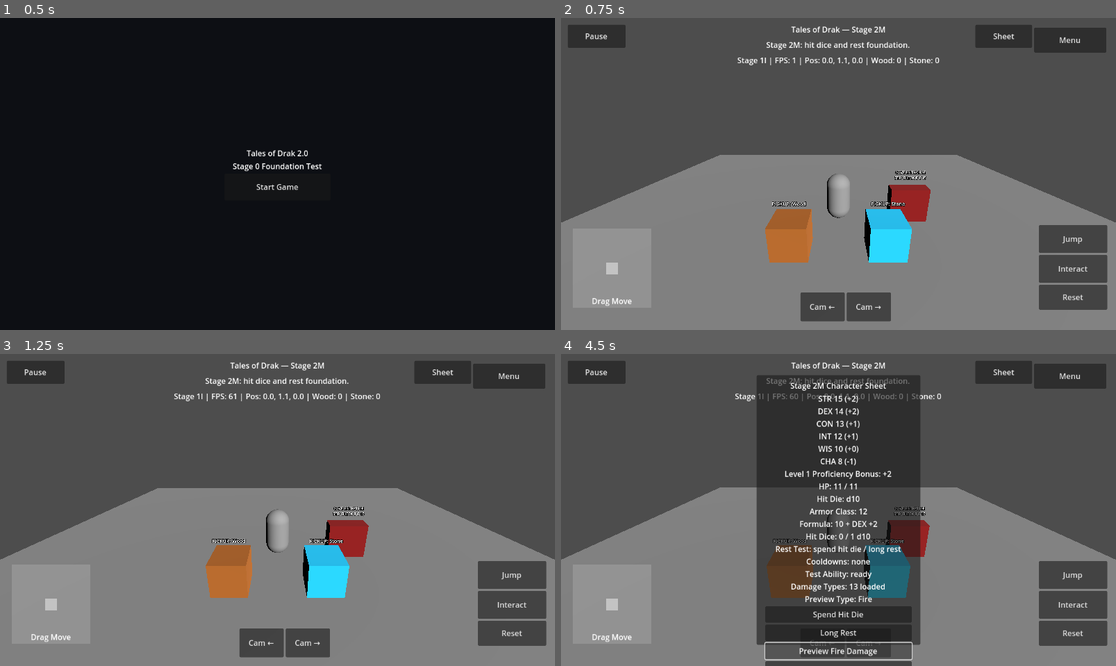
Above: before the commit, frames 1-4 (two rows, left to right).
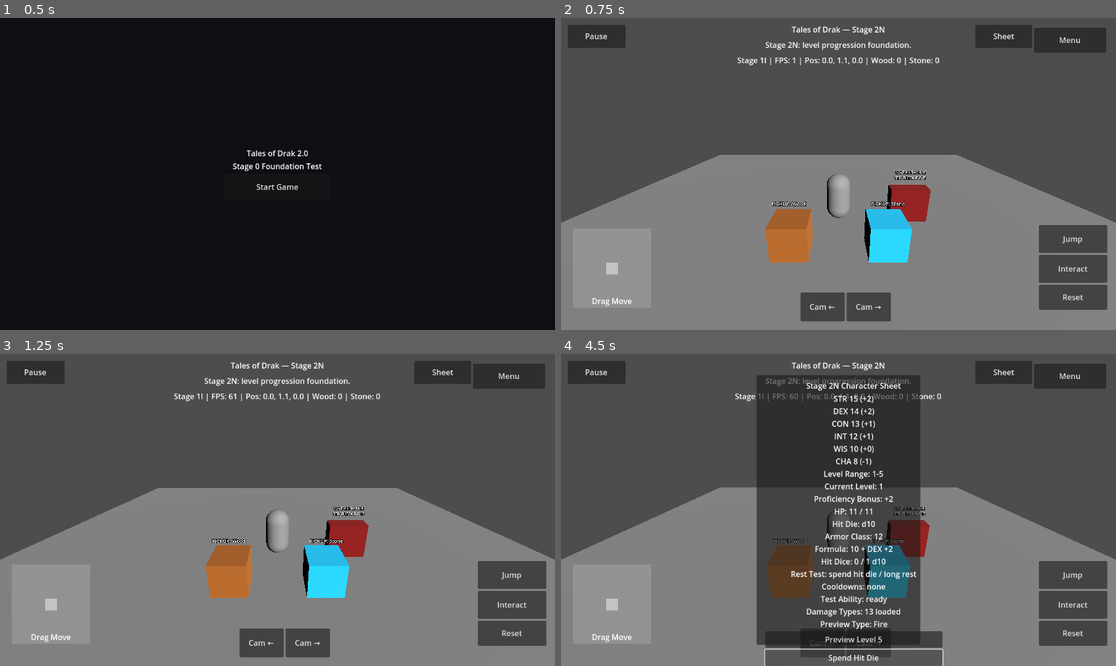
Above: after the commit, the same moments.

Repository: tristanvickery20/Tales-of-Drak-2.0
Game: Godot game, scene res://scenes/main_menu/main_menu.tscn
The game is run twice, just before and just after one commit, with the same random seed, the same clock (stepped at 60 frames per second) and the same inputs.
Inputs (mouse positions are in pixels of both pictures, inside the frame that each line leads up to):
- Up to frame 1 (0.5 s): no input
- Up to frame 2 (0.75 s): click "Start Game" at 0.5 s
- Up to frame 3 (1.25 s): no input
- Up to frame 4 (4.5 s): click "Sheet" at 1.25 s; click (838, 641) at 2 s, where only the run after the commit has a clickable "Preview Level 5"; click (838, 631) at 2.75 s, where only the run before the commit has a clickable "Long Rest"; click "Spend Hit Die" at 3.5 s; click (838, 650) at 4.25 s, where only the run before the commit has a clickable "Preview Fire Damage"

Frame 1 is identical in both runs. In frame 2, 0.5% of the frame differs, in the area x 36-64%, y 2-11%; in frame 3, 0.5%; in frame 4, 5.7%, in the area x 36-69%, y 2-100%.

Commit message:
Add Stage 2N level progression sheet preview

Diff:
--- a/drak/ui/drak_character_sheet_overlay.gd
+++ b/drak/ui/drak_character_sheet_overlay.gd
@@ -12,9 +12,11 @@
 const COOLDOWN_TRACKER_SCRIPT := preload("res://drak/rules/drak_cooldown_tracker.gd")
 const DAMAGE_TYPES_SCRIPT := preload("res://drak/rules/drak_damage_types.gd")
 const REST_TRACKER_SCRIPT := preload("res://drak/rules/drak_rest_tracker.gd")
-
-const CURRENT_STAGE_TITLE := "Tales of Drak — Stage 2M"
-const CURRENT_STAGE_STATUS := "Stage 2M: hit dice and rest foundation."
+const LEVEL_PROGRESSION_SCRIPT := preload("res://drak/rules/drak_level_progression.gd")
+
+const CURRENT_STAGE_TITLE := "Tales of Drak — Stage 2N"
+const CURRENT_STAGE_STATUS := "Stage 2N: level progression foundation."
+const CURRENT_LEVEL := 1
 
 var _ability_scores: DrakAbilityScores = ABILITY_SCORES_SCRIPT.new()
 var _dice_roller: DrakDiceRoller = DICE_ROLLER_SCRIPT.new()
@@ -28,6 +30,7 @@
 var _cooldown_tracker: DrakCooldownTracker = COOLDOWN_TRACKER_SCRIPT.new()
 var _damage_types: DrakDamageTypes = DAMAGE_TYPES_SCRIPT.new()
 var _rest_tracker: DrakRestTracker = REST_TRACKER_SCRIPT.new()
+var _level_progression: DrakLevelProgression = LEVEL_PROGRESSION_SCRIPT.new()
 var _root: Control
 var _sheet_button: Button
 var _sheet_panel: Panel
@@ -91,7 +94,7 @@
 
 	var title := Label.new()
 	title.name = "CharacterSheetTitle"
-	title.text = "Stage 2M Character Sheet"
+	title.text = "Stage 2N Character Sheet"
 	title.horizontal_alignment = HORIZONTAL_ALIGNMENT_CENTER
 	title.mouse_filter = Control.MOUSE_FILTER_IGNORE
 	box.add_child(title)
@@ -102,6 +105,14 @@
 	_sheet_text.horizontal_alignment = HORIZONTAL_ALIGNMENT_CENTER
 	_sheet_text.mouse_filter = Control.MOUSE_FILTER_IGNORE
 	box.add_child(_sheet_text)
+
+	var preview_level_button := Button.new()
+	preview_level_button.name = "PreviewLevelFiveButton"
+	preview_level_button.text = "Preview Level 5"
+	preview_level_button.custom_minimum_size = Vector2(270, 34)
+	preview_level_button.mouse_filter = Control.MOUSE_FILTER_STOP
+	preview_level_button.pressed.connect(_preview_level_five)
+	box.add_child(preview_level_button)
 
 	var spend_hit_die_button := Button.new()
 	spend_hit_die_button.name = "SpendHitDieButton"
@@ -135,14 +146,6 @@
 	start_cooldown_button.pressed.connect(_start_test_cooldown)
 	box.add_child(start_cooldown_button)
 
-	var tick_cooldown_button := Button.new()
-	tick_cooldown_button.name = "TickCooldownButton"
-	tick_cooldown_button.text = "Tick Cooldown -1s"
-	tick_cooldown_button.custom_minimum_size = Vector2(270, 34)
-	tick_cooldown_button.mouse_filter = Control.MOUSE_FILTER_STOP
-	tick_cooldown_button.pressed.connect(_tick_test_cooldown)
-	box.add_child(tick_cooldown_button)
-
 	var use_action_button := Button.new()
 	use_action_button.name = "UseActionButton"
 	use_action_button.text = "Use Action"
@@ -153,14 +156,14 @@
 
 	_check_result_text = Label.new()
 	_check_result_text.name = "CheckResultText"
-	_check_result_text.text = "No rest action yet."
+	_check_result_text.text = "No level preview yet."
 	_check_result_text.horizontal_alignment = HORIZONTAL_ALIGNMENT_CENTER
 	_check_result_text.mouse_filter = Control.MOUSE_FILTER_IGNORE
 	box.add_child(_check_result_text)
 
 	var note := Label.new()
 	note.name = "CharacterSheetNote"
-	note.text = "Stage 2M: hit dice/rest tracker only. Preview healing does not change HP."
+	note.text = "Stage 2N: level/proficiency 1-5 only. No class/race features yet."
 	note.autowrap_mode = TextServer.AUTOWRAP_WORD_SMART
 	note.horizontal_alignment = HORIZONTAL_ALIGNMENT_CENTER
 	note.mouse_filter = Control.MOUSE_FILTER_IGNORE
@@ -175,10 +178,10 @@
 	box.add_child(close_button)
 
 func _get_sheet_text() -> String:
-	var proficiency_bonus := _dice_roller.get_proficiency_bonus(1)
-	return "%s\nLevel 1 Proficiency Bonus: +%d\n%s\n%s\n%s\n%s\n%s" % [
+	var proficiency_bonus := _level_progression.get_proficiency_bonus(CURRENT_LEVEL)
+	return "%s\n%s\n%s\n%s\n%s\n%s\n%s" % [
 		_ability_scores.get_summary_text(),
-		proficiency_bonus,
+		_level_progression.get_summary_text(CURRENT_LEVEL),
 		_hit_points.get_summary_text(_ability_scores.get_constitution_modifier()),
 		_armor_class.get_summary_text(_ability_scores.get_dexterity_modifier()),
 		_rest_tracker.get_summary_text(),
@@ -194,6 +197,9 @@
 func _hide_sheet() -> void:
 	_sheet_panel.visible = false
 
+func _preview_level_five() -> void:
+	_check_result_text.text = _level_progression.preview_level(5)
+
 func _spend_hit_die() -> void:
 	var result := _rest_tracker.spend_hit_die(_ability_scores.get_constitution_modifier())
 	_sheet_text.text = _get_sheet_text()
@@ -202,7 +208,7 @@
 func _long_rest() -> void:
 	_rest_tracker.long_rest()
 	_sheet_text.text = _get_sheet_text()
-	_check_result_text.text = "Long Rest complete.\nHit dice restored.\nNo HP is changed in Stage 2M."
+	_check_result_text.text = "Long Rest complete.\nHit dice restored.\nNo HP is changed in Stage 2N."
 
 func _preview_fire_damage() -> void:
 	_check_result_text.text = _damage_types.preview_damage("Fire", 4)
@@ -211,11 +217,6 @@
 	_cooldown_tracker.start_cooldown(DrakCooldownTracker.TEST_ABILITY_ID, 5.0)
 	_sheet_text.text = _get_sheet_text()
 	_check_result_text.text = "Test Ability cooldown started.\n" + _cooldown_tracker.get_summary_text()
-
-func _tick_test_cooldown() -> void:
-	_cooldown_tracker.tick(1.0)
-	_sheet_text.text = _get_sheet_text()
-	_check_result_text.text = "Cooldown ticked by 1 second.\n" + _cooldown_tracker.get_summary_text()
 
 func _use_action() -> void:
 	var used := _action_economy.use_action()
@@ -254,6 +255,6 @@
 
 func _replace_stage_text(text: String) -> String:
 	var updated := text
-	for stage_name in ["Stage 1E", "Stage 1F", "Stage 1G", "Stage 1H", "Stage 1I", "Stage 2A", "Stage 2B", "Stage 2C", "Stage 2D", "Stage 2E", "Stage 2F", "Stage 2G", "Stage 2H", "Stage 2I", "Stage 2J", "Stage 2K", "Stage 2L"]:
-		updated = updated.replace(stage_name, "Stage 2M")
+	for stage_name in ["Stage 1E", "Stage 1F", "Stage 1G", "Stage 1H", "Stage 1I", "Stage 2A", "Stage 2B", "Stage 2C", "Stage 2D", "Stage 2E", "Stage 2F", "Stage 2G", "Stage 2H", "Stage 2I", "Stage 2J", "Stage 2K", "Stage 2L", "Stage 2M"]:
+		updated = updated.replace(stage_name, "Stage 2N")
 	return updated
